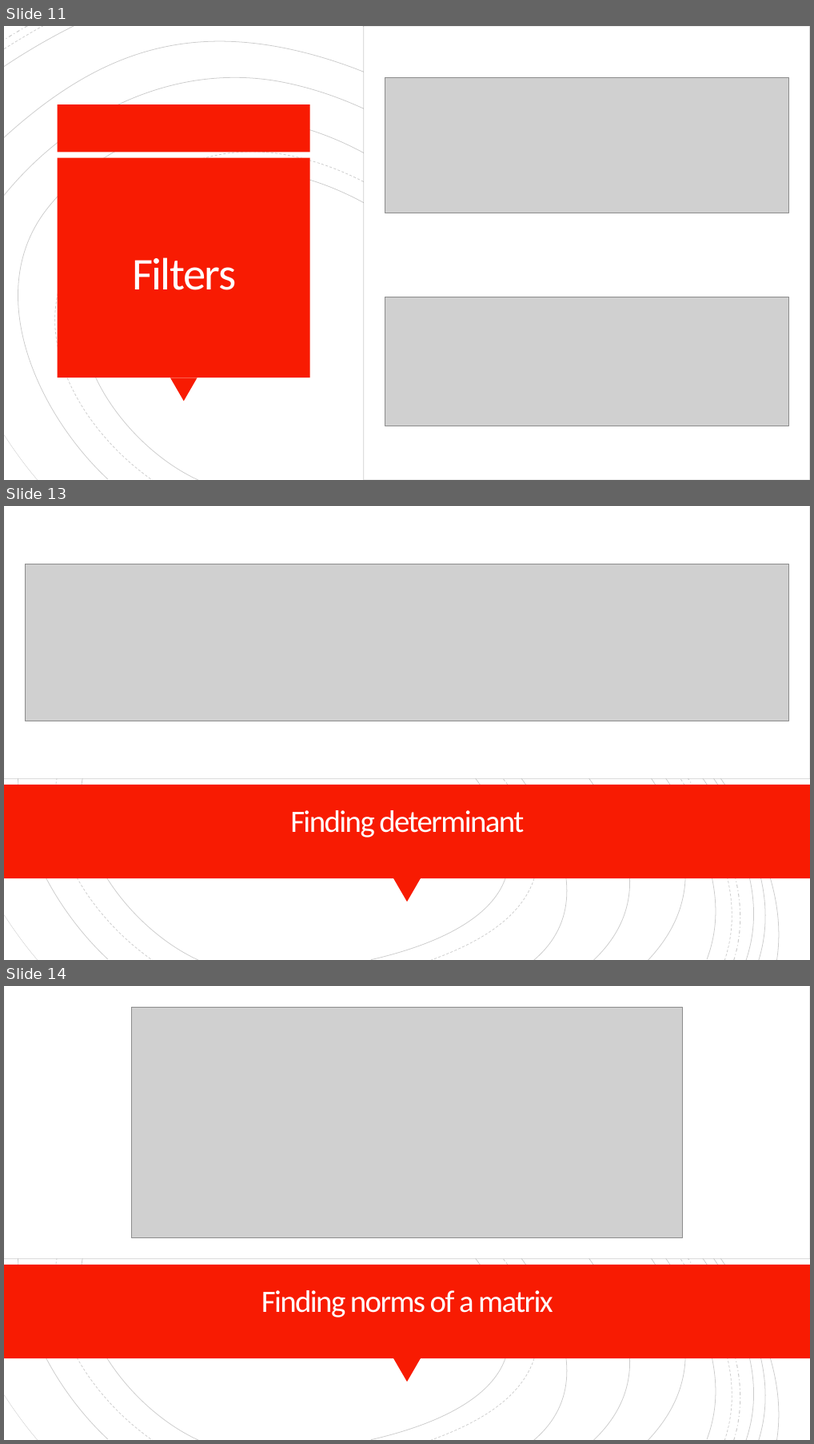
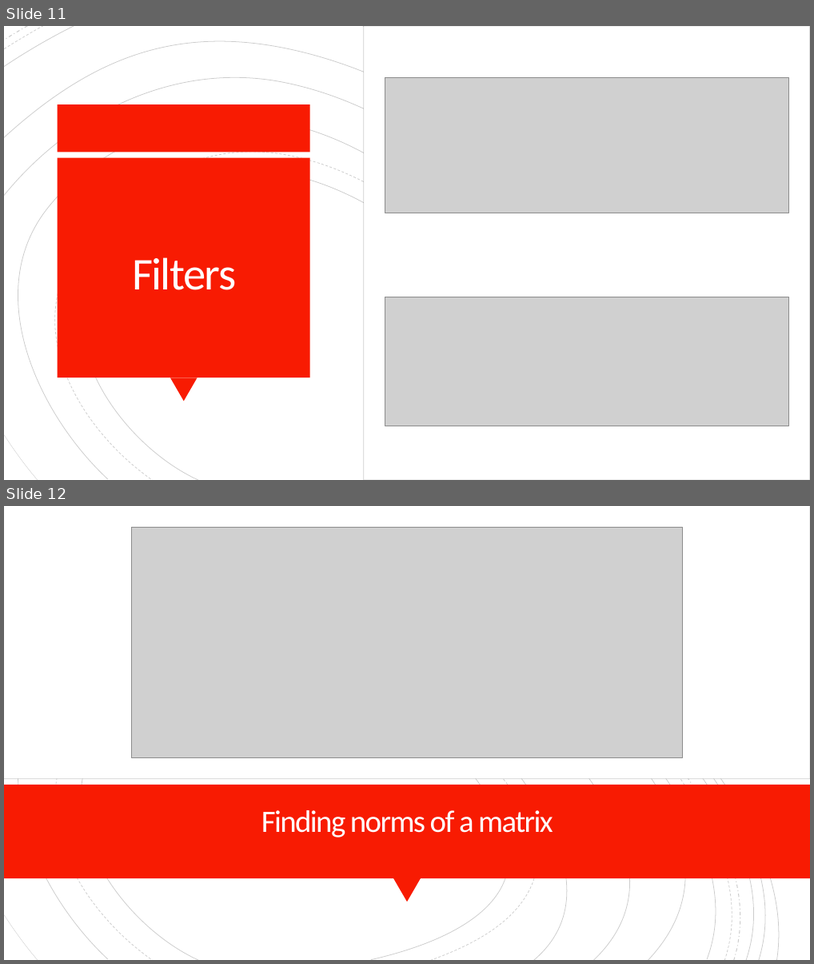
Before and after one commit to YichaoLeoLi/CS550, a slide deck: Winter term/scipy presentation.pptx. Shown one above the other, each under a label of ours: slides 11, 13 and 14 before the commit, slides 11 and 12 after it; the slides between them are not shown. The pictures are 814x1444 and 814x964 pixels, drawn with LibreOffice and Linux fonts; fonts in the diff are those of the drawing; grey boxes stand for pictures. Boxes give left, top, right and bottom in pixels: in the first picture for what was removed or moved away, otherwise in the second. Text is boxed around its words. In the diff, an @@ line names an element or a change of style, - is before the commit and + after.

```diff
--- a/Winter term/scipy presentation.pptx
+++ b/Winter term/scipy presentation.pptx
@@ slide 13 removed at (4, 506, 810, 960), background #FFFFFF; not listed: 14 template elements that a slide beside it also shows @@
@@ rectangle removed at (4, 506, 810, 960) @@
@@ rectangle removed at (4, 506, 810, 778) @@
@@ group removed at (4, 506, 810, 960): 19 freeform shapes @@
@@ group removed at (4, 506, 810, 960): 19 freeform shapes @@
@@ picture removed at (25, 564, 790, 720) @@
@@ rectangle removed at (4, 784, 810, 878) @@
@@ title removed at (290, 810, 524, 837) @@
-Finding determinant
@@ triangle removed at (394, 878, 421, 901) @@
@@ what was slide 14 is now slide 12 @@
```
Also in this commit, not shown: 1 other slide removed, 5 other files.
